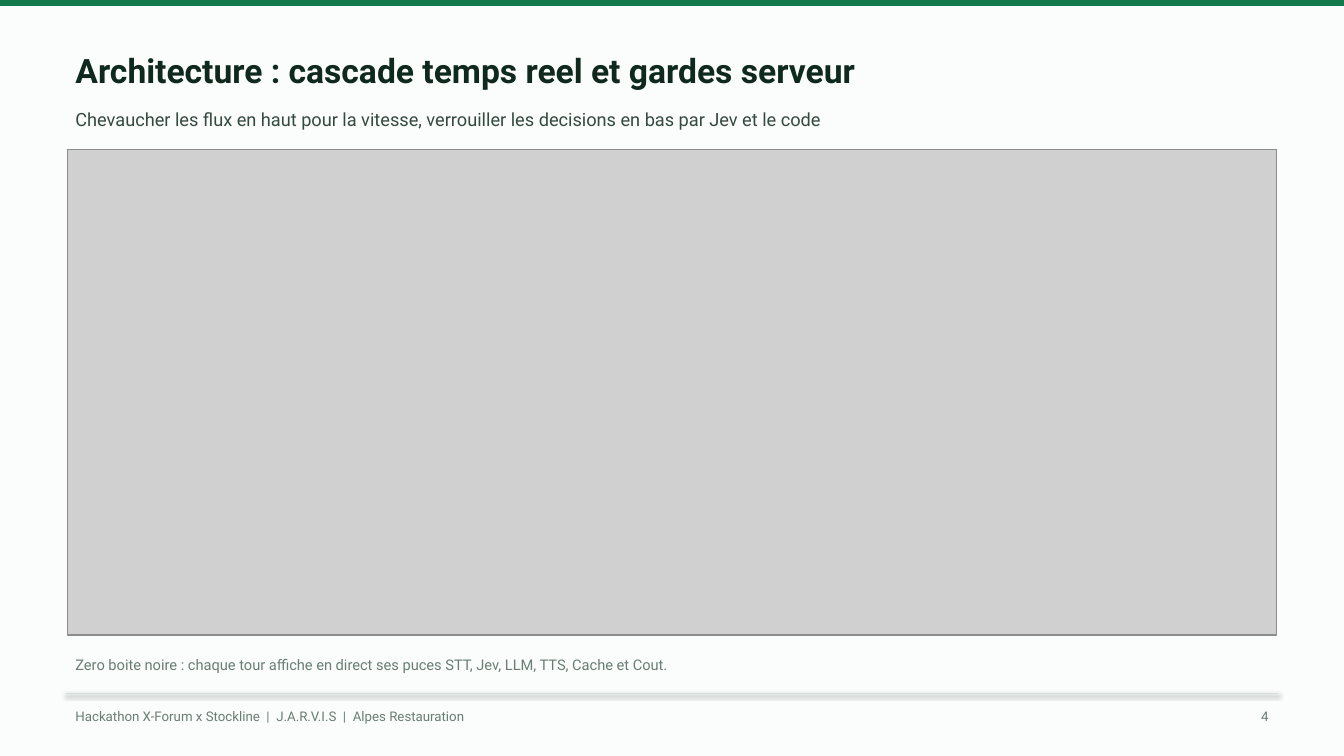
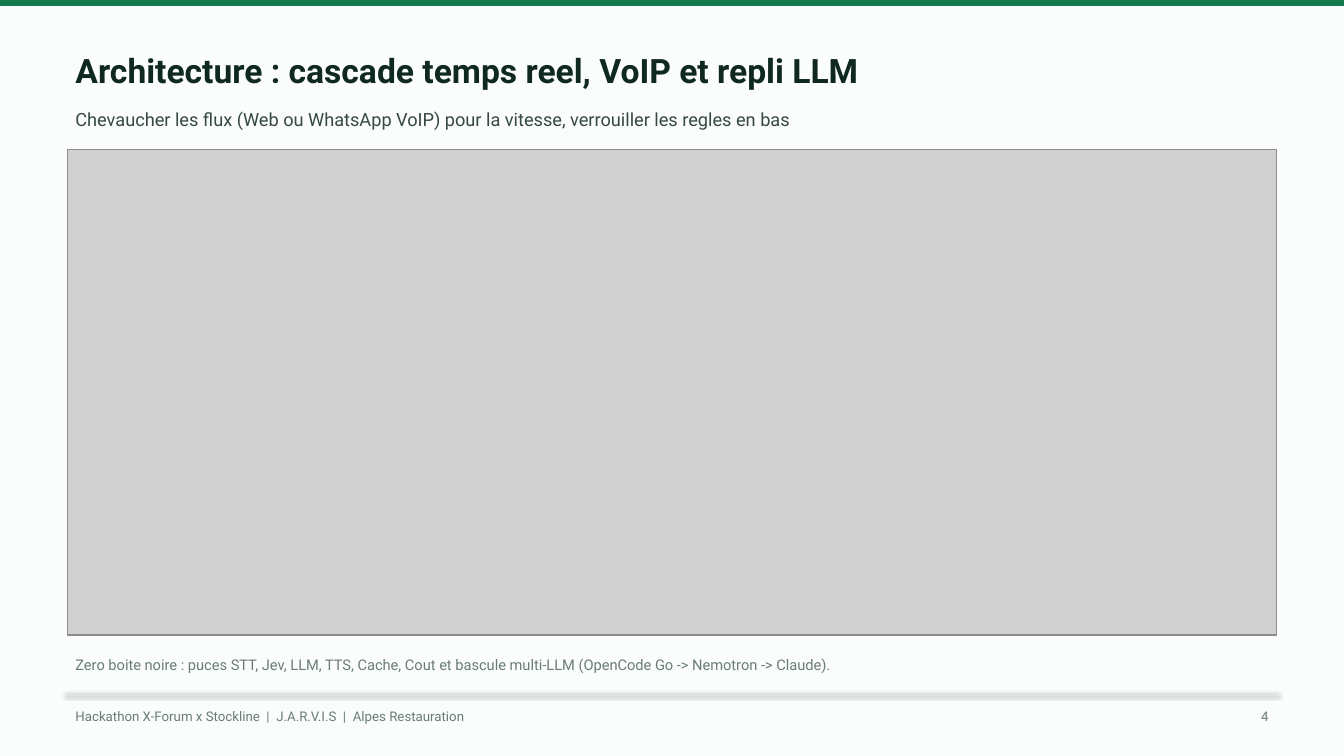
Before and after one commit to KpihX/stockline-jarvis, a slide deck: slide 4 of presentation/build/Stockline-JARVIS-Alpes-Restauration.pptx. Drawn at 1344x756 pixels with LibreOffice and Linux fonts; fonts in the diff are those of the drawing; grey boxes stand for pictures. Boxes give left, top, right and bottom in pixels: in the first picture for what was removed or moved away, otherwise in the second. Text is boxed around its words. In the diff, an @@ line names an element or a change of style, - is before the commit and + after.

Commit message:
docs,slides: finalize README, DECISIONS, SETUP/FAQ/TEST_WHATSAPP_CALL and 9-slide deck with VoIP + multi-LLM fallback

```diff
--- a/presentation/build/Stockline-JARVIS-Alpes-Restauration.pptx
+++ b/presentation/build/Stockline-JARVIS-Alpes-Restauration.pptx
@@ text at [75,57,858,90]: text changed @@
-Architecture : cascade temps reel et gardes serveur
+Architecture : cascade temps reel, VoIP et repli LLM
@@ text at [75,111,789,130]: text changed @@
-Chevaucher les flux en haut pour la vitesse, verrouiller les decisions en bas par Jev et le code
+Chevaucher les flux (Web ou WhatsApp VoIP) pour la vitesse, verrouiller les regles en bas
@@ text at [75,658,830,673]: text changed @@
-Zero boite noire : chaque tour affiche en direct ses puces STT, Jev, LLM, TTS, Cache et Cout.
+Zero boite noire : puces STT, Jev, LLM, TTS, Cache, Cout et bascule multi-LLM (OpenCode Go -> Nemotron -> Claude).
```
Also in this commit, not shown: 4 other slides changed, 15 other files.
